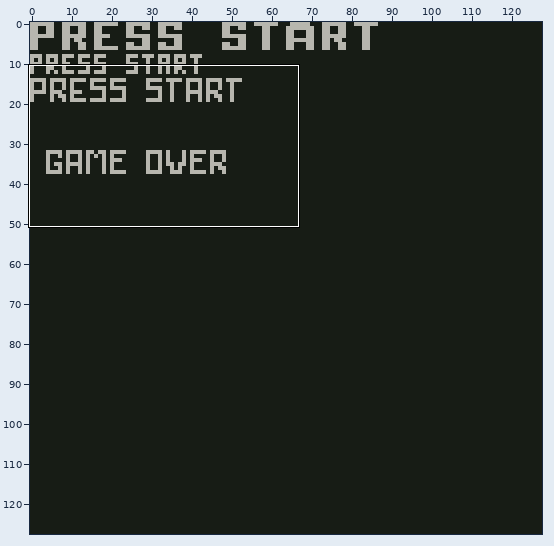
A pixel-art file gets an edit: art/PressStart.aseprite. Above, an overview of the earlier version with the close-up marked.
Close-up. Before the edit:
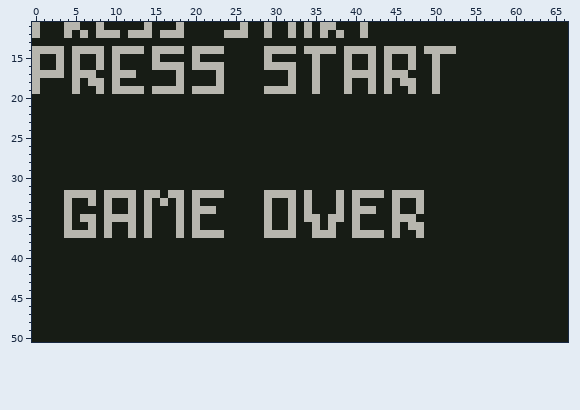
128x128 pixels, 1 frame. Colours within 5 levels of each other are drawn and written as one. Shown: x 0..66, y 11..50.
Once edited:
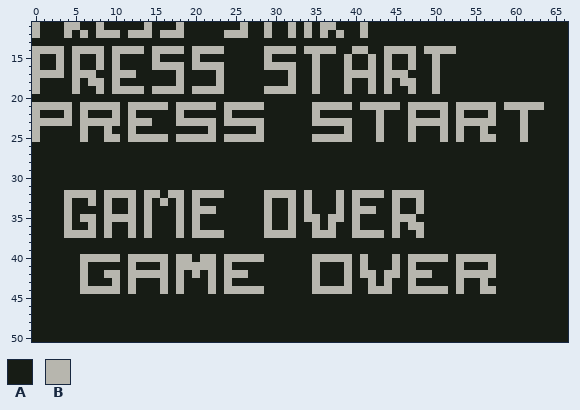
Palette (. is transparent): A #171c15  B #b7b6ae
Message: update press start and game over sprites
Changes in this commit:
Changed rows in their new state; - is an unchanged pixel.
first column x 39:
14 A--A
first column x 0:
21 BBBBB-BBBBB-BBBBB-BBBBB-BBBBB------BBBBB-BBBBB-BBBBB-BBBBB-BBBBB
22 B---B-B---B-B-----B-----B----------B-------B---B---B-B---B---B--
23 BBBBB-BBBBB-BBB---BBBBB-BBBBB------BBBBB---B---BBBBB-BBBBB---B--
24 B-----B--B--B---------B-----B----------B---B---B---B-B--B----B--
25 B-----B--BB-BBBBB-BBBBB-BBBBB------BBBBB---B---B---B-B--BB---B--
first column x 6:
40 BBBBB-BBBBB-BB-BB-BBBBB------BBBBB-B---B-BBBBB-BBBBB
41 B-----B---B-BBBBB-B----------B---B-B---B-B-----B---B
42 B--BB-BBBBB-B-B-B-BBB--------B---B-BB-BB-BBB---BBBBB
43 B---B-B---B-B---B-B----------B---B--B-B--B-----B--B-
44 BBBBB-B---B-B---B-BBBBB------BBBBB--BBB--BBBBB-B--BB
Boxes around the changes in both close-ups, in picture pixels (x1, y1, x2, y2):
changed: (344, 46, 376, 54)
changed: (32, 102, 264, 142)
changed: (312, 102, 544, 142)
changed: (80, 254, 264, 294)
changed: (312, 254, 496, 294)
